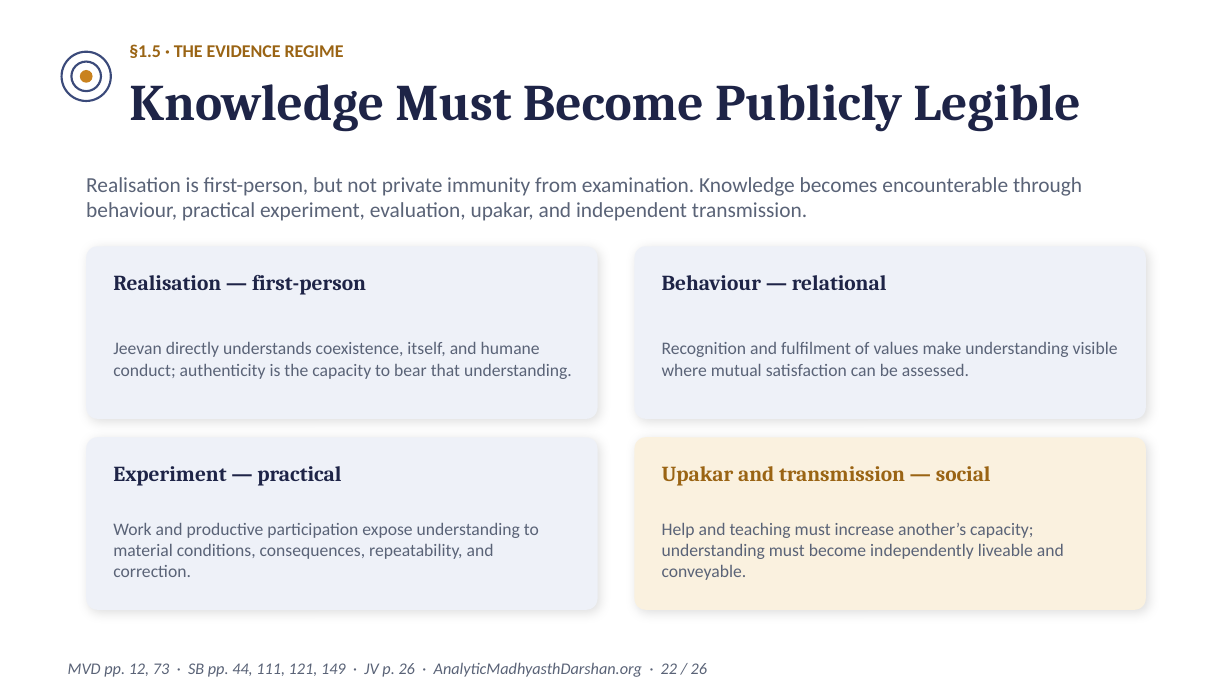
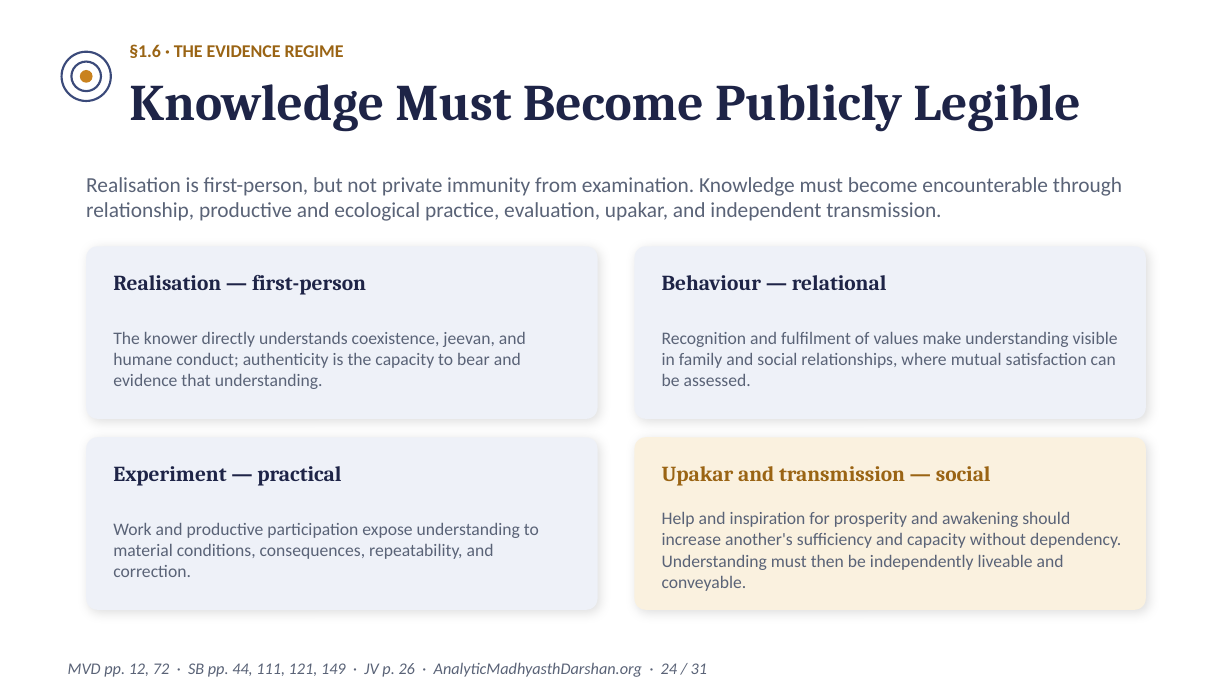
Before and after one commit to raghavamohan/AnalyticMadhyasthDarshan, a slide deck: slide 24 of Studies/The-Epistemology-of-Coexistence/The-Epistemology-of-Coexistence-Madhyasth-Darshan.pptx (slide 22 before the commit). Drawn at 1232x693 pixels with LibreOffice and Linux fonts; fonts in the diff are those of the drawing. Boxes give left, top, right and bottom in pixels: in the first picture for what was removed or moved away, otherwise in the second. Text is boxed around its words. In the diff, an @@ line names an element or a change of style, - is before the commit and + after.

```diff
--- a/Studies/The-Epistemology-of-Coexistence/The-Epistemology-of-Coexistence-Madhyasth-Darshan.pptx
+++ b/Studies/The-Epistemology-of-Coexistence/The-Epistemology-of-Coexistence-Madhyasth-Darshan.pptx
@@ text at (129, 44, 344, 58): text changed @@
-§1.5 · THE EVIDENCE REGIME
+§1.6 · THE EVIDENCE REGIME
@@ text at (86, 177, 1122, 221): text changed @@
-Realisation is first-person, but not private immunity from examination. Knowledge becomes encounterable through behaviour, practical experiment, evaluation, upakar, and independent transmission.
+Realisation is first-person, but not private immunity from examination. Knowledge must become encounterable through relationship, productive and ecological practice, evaluation, upakar, and independent transmission.
@@ text at (113, 332, 526, 389): text changed @@
-Jeevan directly understands coexistence, itself, and humane conduct; authenticity is the capacity to bear that understanding.
+The knower directly understands coexistence, jeevan, and humane conduct; authenticity is the capacity to bear and evidence that understanding.
@@ text at (662, 332, 1118, 386): text changed @@
-Recognition and fulfilment of values make understanding visible where mutual satisfaction can be assessed.
+Recognition and fulfilment of values make understanding visible in family and social relationships, where mutual satisfaction can be assessed.
@@ text at (662, 512, 1121, 591): text changed @@
-Help and teaching must increase another’s capacity; understanding must become independently liveable and conveyable.
+Help and inspiration for prosperity and awakening should increase another's sufficiency and capacity without dependency. Understanding must then be independently liveable and conveyable.
@@ text at (68, 662, 707, 677): text changed @@
-MVD pp. 12, 73 · SB pp. 44, 111, 121, 149 · JV p. 26 · AnalyticMadhyasthDarshan.org · 22 / 26
+MVD pp. 12, 72 · SB pp. 44, 111, 121, 149 · JV p. 26 · AnalyticMadhyasthDarshan.org · 24 / 31
```
Also in this commit, not shown: 17 other slides changed, 13 slides added, 8 slides removed.
